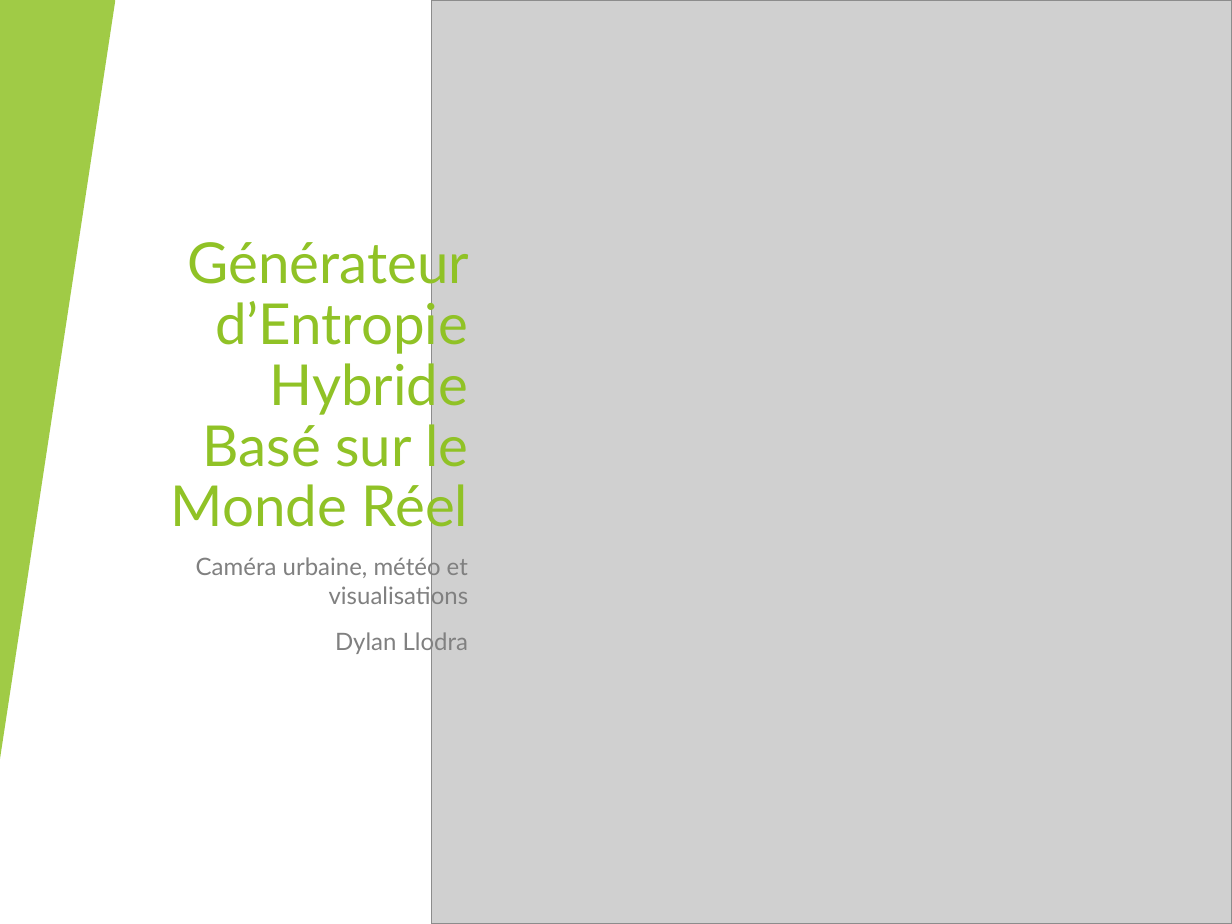
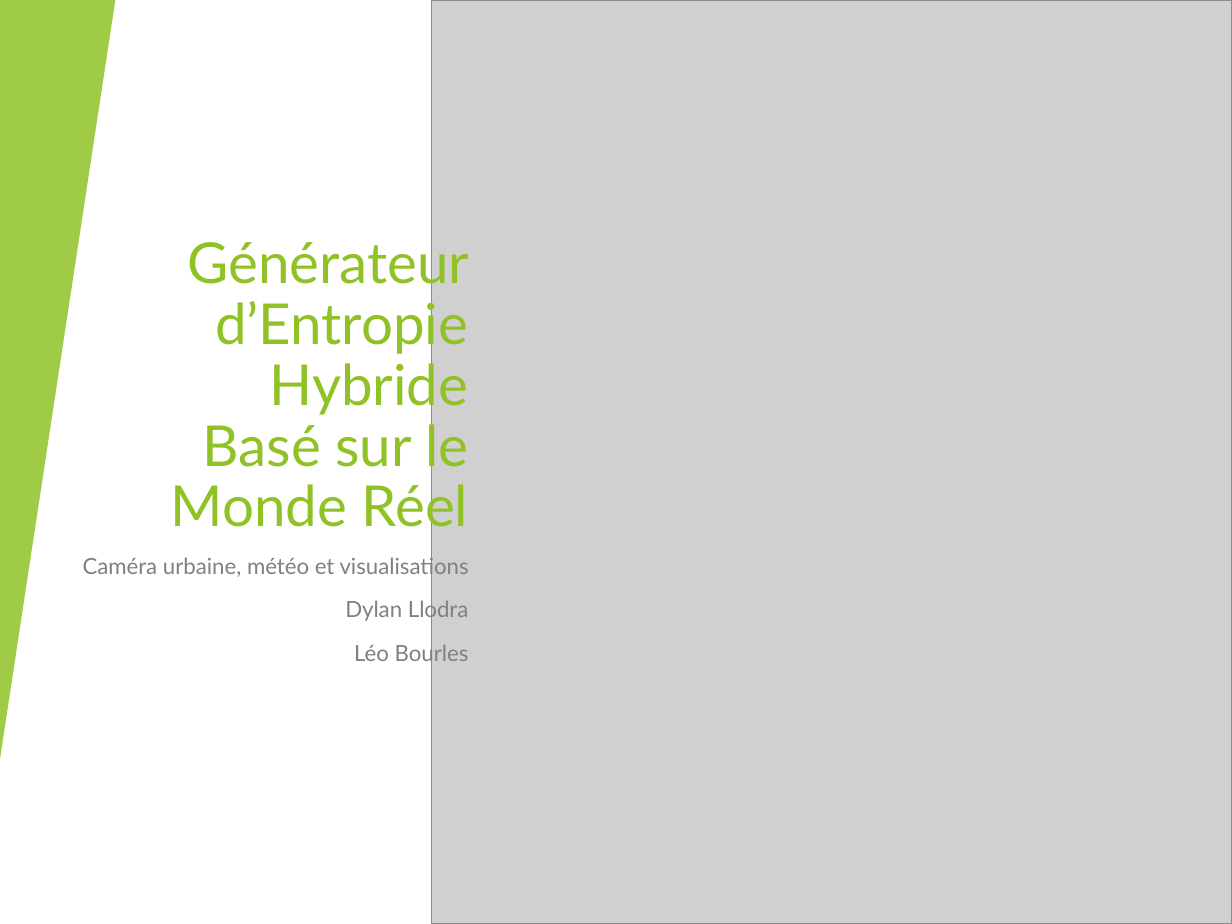
Before and after one commit to thorbeorn/EPSI-M1-Cryptographie-Chiffrement-Entropy-generator, a slide deck: slide 1 of présentation.pptx. Drawn at 1232x924 pixels with LibreOffice and Linux fonts; fonts in the diff are those of the drawing; grey boxes stand for pictures. Boxes give left, top, right and bottom in pixels: in the first picture for what was removed or moved away, otherwise in the second. Text is boxed around its words. In the diff, an @@ line names an element or a change of style, - is before the commit and + after.

Commit message:
update pptx

```diff
--- a/présentation.pptx
+++ b/présentation.pptx
@@ subtitle at (83, 554, 469, 623): size 14 to 12.9 pt in "Caméra urbaine, météo et visualisations", "Dylan Llodra" @@
@@ subtitle at (354, 642, 469, 667): paragraph added @@
+Léo Bourles
```
Also in this commit, not shown: 8 other slides changed, 2 slides added.
